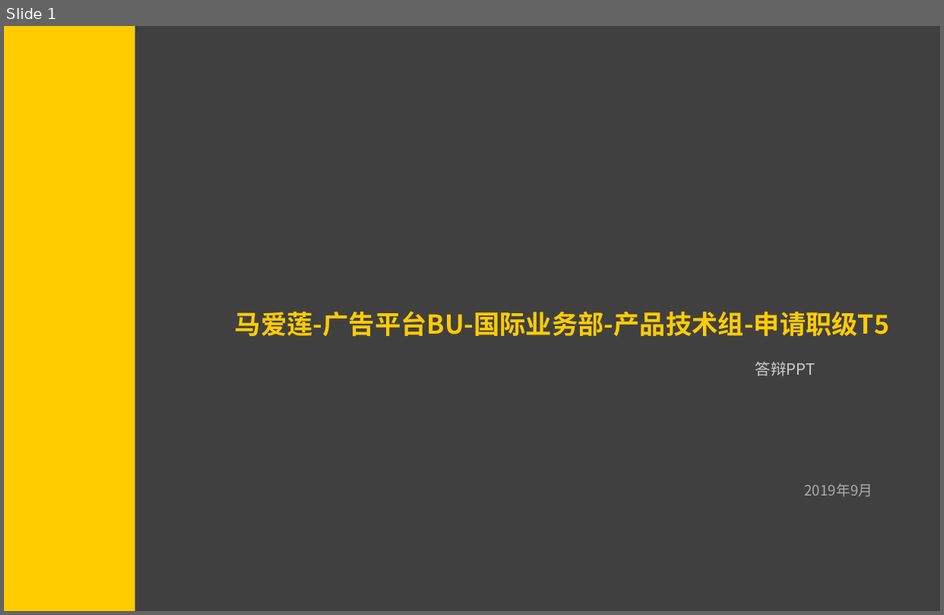
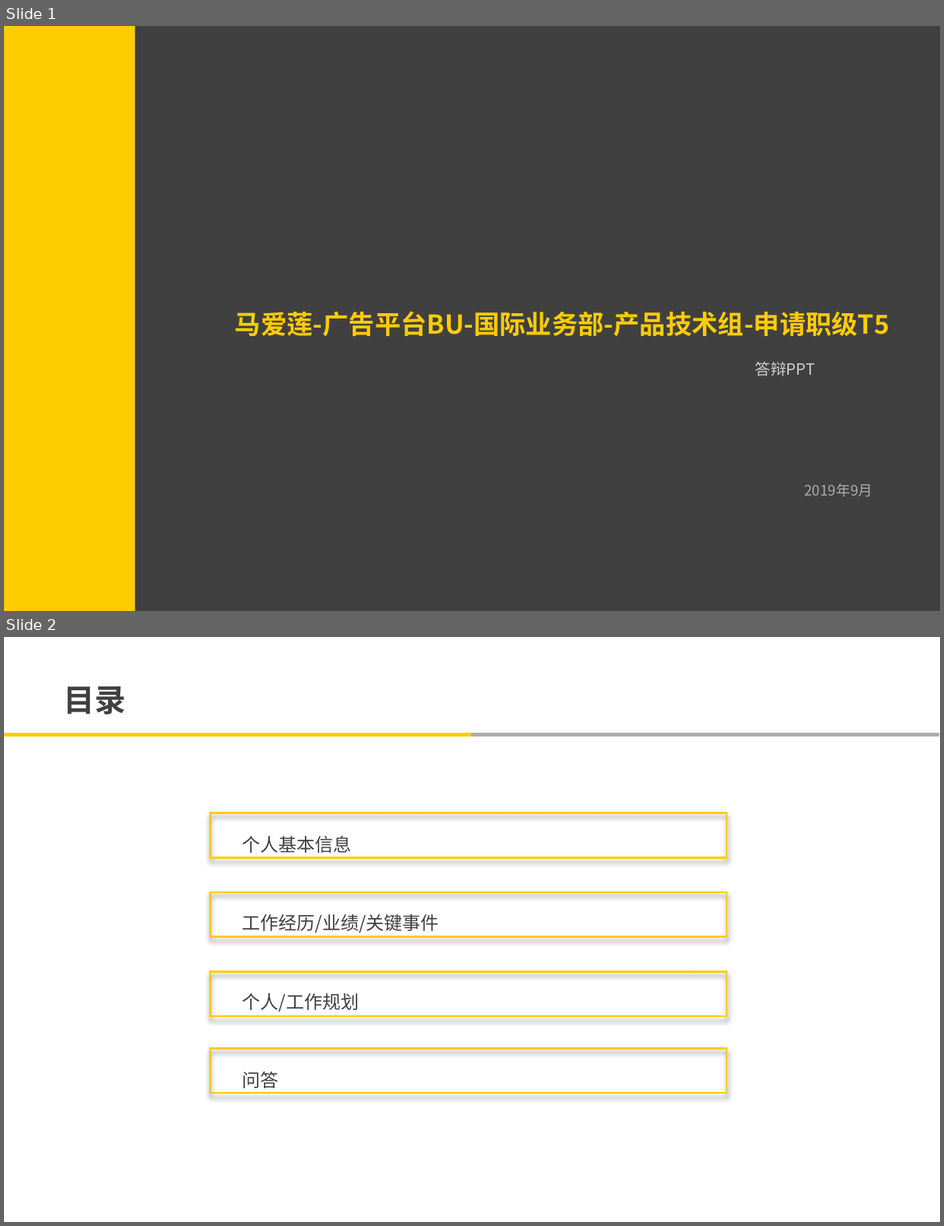
Before and after one commit to yian529/elaine, a slide deck: 申请/马爱莲-广告平台BU-国际业务部-产品技术组-申请职级T5.pptx. Shown one above the other, each under a label of ours: slide 1 before the commit, slides 1 and 2 after it. The pictures are 944x615 and 944x1226 pixels, drawn with LibreOffice and Linux fonts; fonts in the diff are those of the drawing; background and template pictures are left out. Boxes give left, top, right and bottom in pixels: in the first picture for what was removed or moved away, otherwise in the second. Text is boxed around its words. In the diff, an @@ line names an element or a change of style, - is before the commit and + after.

```diff
--- a/申请/马爱莲-广告平台BU-国际业务部-产品技术组-申请职级T5.pptx
+++ b/申请/马爱莲-广告平台BU-国际业务部-产品技术组-申请职级T5.pptx
@@ slide 2 added at [4, 637, 940, 1222], background #FFFFFF @@
@@ text added at [63, 686, 126, 715], 24 pt, text #404040, bold @@
+目录
@@ line added from (4, 735) to (476, 735), #FFCC00 3 pt @@
@@ line added from (471, 735) to (940, 735), #AEABAB 3 pt @@
@@ text added at [243, 835, 439, 1088], 14 pt, text #404040 @@
+个人基本信息
+工作经历/业绩/关键事件
+个人/工作规划
+问答
@@ group added at [210, 813, 726, 1093]: 4 rectangles @@
```
Also in this commit, not shown: 7 slides changed, 2 other files.
